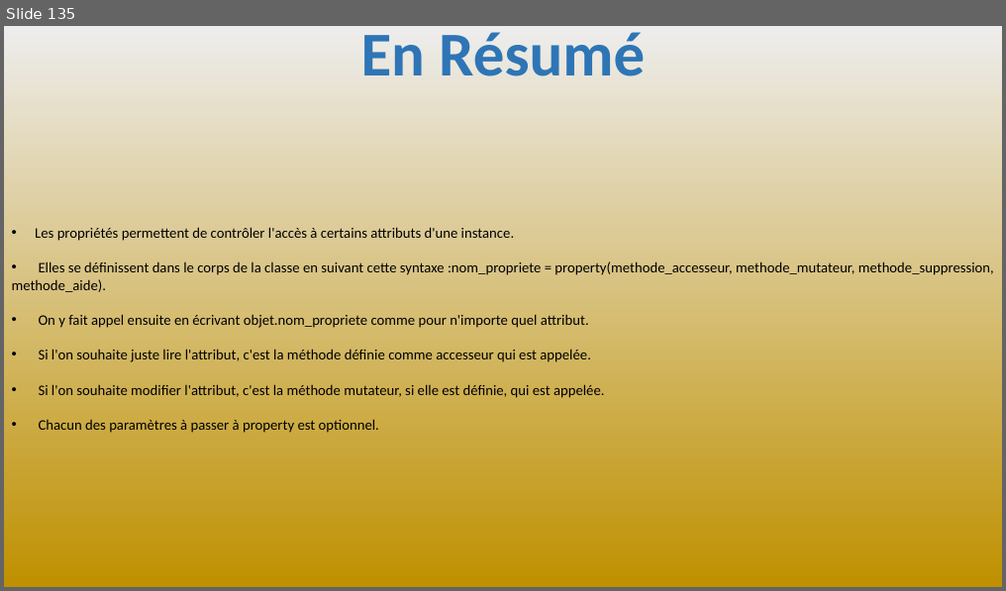
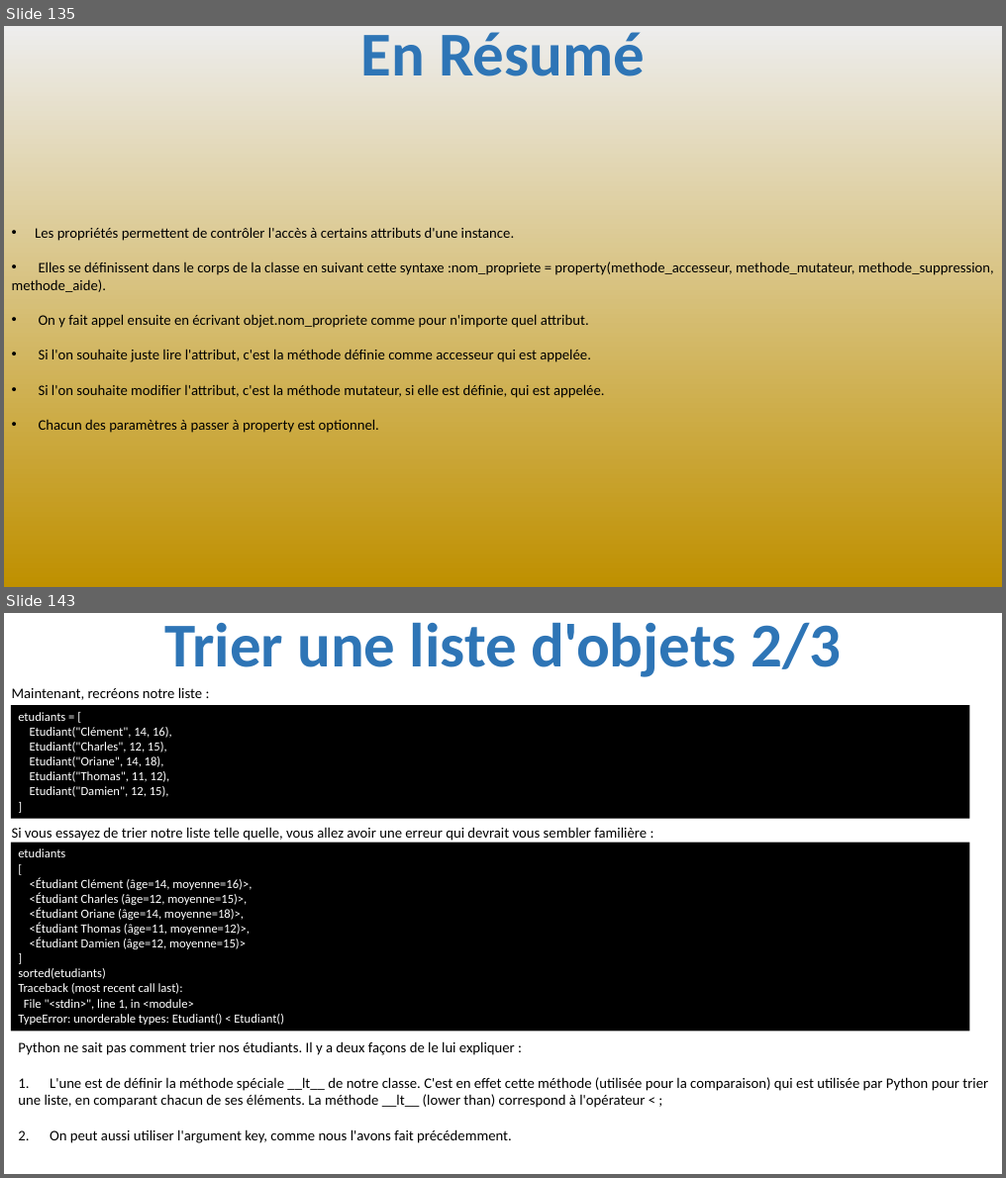
Before and after one commit to julienPalleau/PythonDoc, a slide deck: Python-resume.pptx. Shown one above the other, each under a label of ours: slide 135 before the commit, slides 135 and 143 after it; the slides between them are not shown. The pictures are 1006x591 and 1006x1178 pixels, drawn with LibreOffice and Linux fonts; fonts in the diff are those of the drawing. Boxes give left, top, right and bottom in pixels: in the first picture for what was removed or moved away, otherwise in the second. Text is boxed around its words. In the diff, an @@ line names an element or a change of style, - is before the commit and + after.

```diff
--- a/Python-resume.pptx
+++ b/Python-resume.pptx
@@ slide 143 added at [4, 613, 1002, 1174], background #FFFFFF @@
@@ title added at [164, 622, 841, 677], 60 pt, text #2E75B6, bold @@
+Trier une liste d'objets 2/3
@@ text added at [12, 687, 202, 700], 14 pt, text #000000 @@
+Maintenant, recréons notre liste :
@@ rectangle added at [11, 705, 969, 818], fill #000000, 12 pt, text #FFFFFF @@
+etudiants = [
+Etudiant("Clément", 14, 16),
+Etudiant("Charles", 12, 15),
+Etudiant("Oriane", 14, 18),
+Etudiant("Thomas", 11, 12),
+Etudiant("Damien", 12, 15),
+]
@@ rectangle added at [11, 842, 969, 1031], fill #000000, 12 pt, text #FFFFFF @@
+etudiants
+[
+<Étudiant Clément (âge=14, moyenne=16)>,
+<Étudiant Charles (âge=12, moyenne=15)>,
+<Étudiant Oriane (âge=14, moyenne=18)>,
+<Étudiant Thomas (âge=11, moyenne=12)>,
+<Étudiant Damien (âge=12, moyenne=15)>
+]
+sorted(etudiants)
+Traceback (most recent call last):
+File "<stdin>", line 1, in <module>
+TypeError: unorderable types: Etudiant() < Etudiant()
@@ text added at [12, 827, 647, 841], 14 pt, text #000000 @@
+Si vous essayez de trier notre liste telle quelle, vous allez avoir une erreur qui devrait vous sembler familière :
@@ text added at [18, 1042, 988, 1144], 14 pt, text #000000 @@
+Python ne sait pas comment trier nos étudiants. Il y a deux façons de le lui expliquer :
+1. L'une est de définir la méthode spéciale __lt__ de notre classe. C'est en effet cette méthode (utilisée pour la comparaison) qui est utilisée par Python pour trier
+une liste, en comparant chacun de ses éléments. La méthode __lt__ (lower than) correspond à l'opérateur < ;
+2. On peut aussi utiliser l'argument key, comme nous l'avons fait précédemment.
```
Also in this commit, not shown: 18 other slides added.
